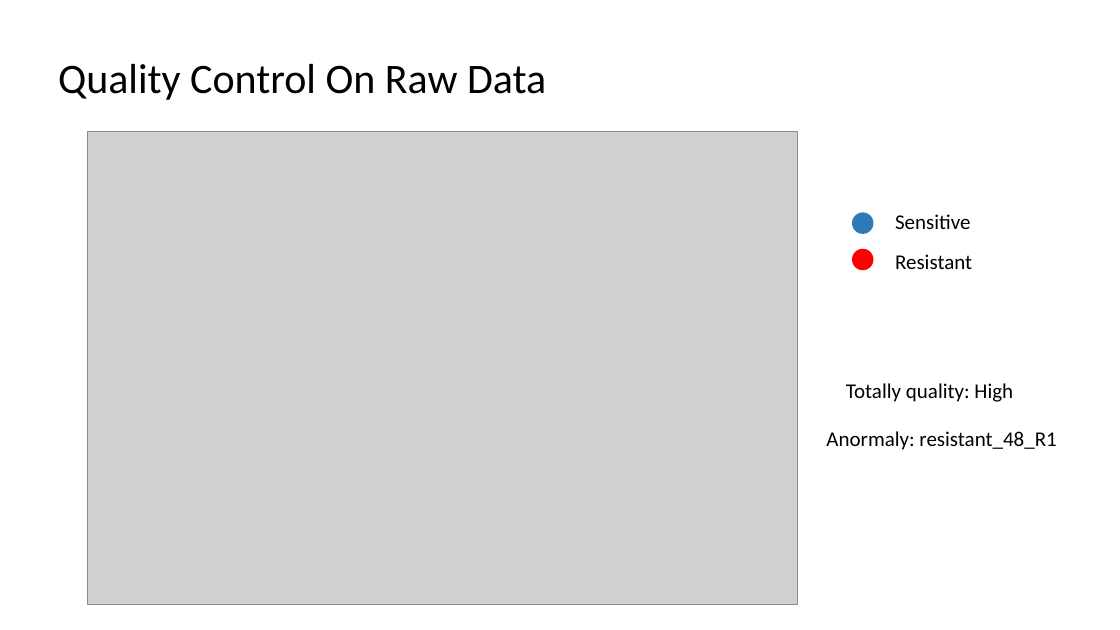
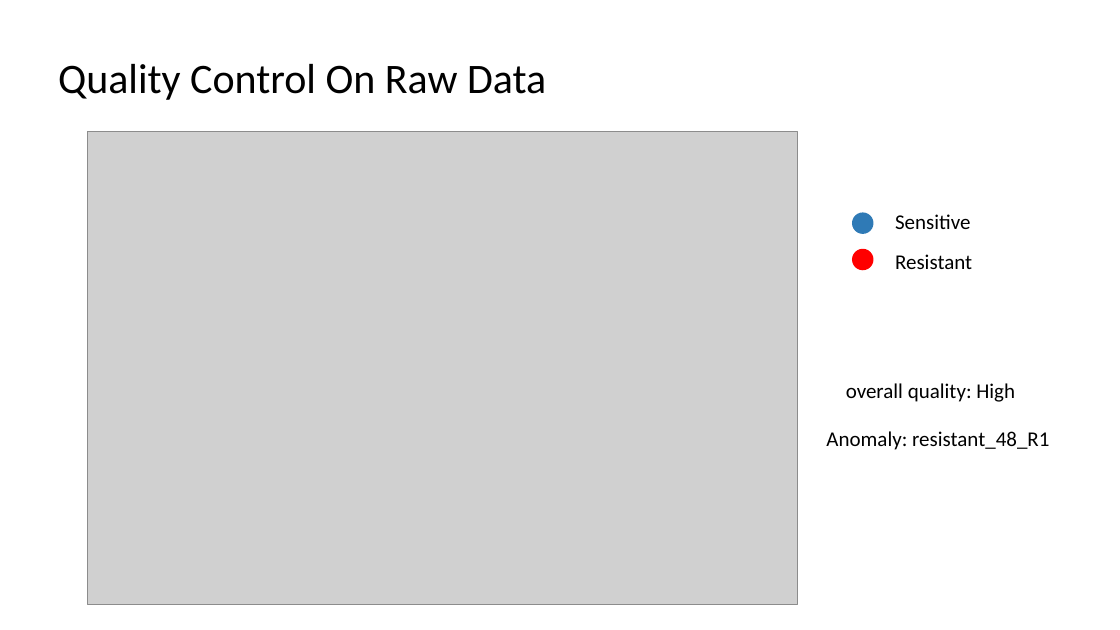
Before and after one commit to georgedashen/ANGSD_final, a slide deck: slide 6 of ANGSD_final.pptx (slide 5 before the commit). Drawn at 1120x630 pixels with LibreOffice and Linux fonts; fonts in the diff are those of the drawing; grey boxes stand for pictures. Boxes give left, top, right and bottom in pixels: in the first picture for what was removed or moved away, otherwise in the second. Text is boxed around its words. In the diff, an @@ line names an element or a change of style, - is before the commit and + after.

```diff
--- a/ANGSD_final.pptx
+++ b/ANGSD_final.pptx
@@ text at [846,383,1015,402]: text changed @@
-Totally quality: High
+overall quality: High
@@ text at [826,431,1049,450]: text changed @@
-Anormaly: resistant_48_R1
+Anomaly: resistant_48_R1
```
Also in this commit, not shown: 8 other slides changed, 4 slides added, 1 other file.
